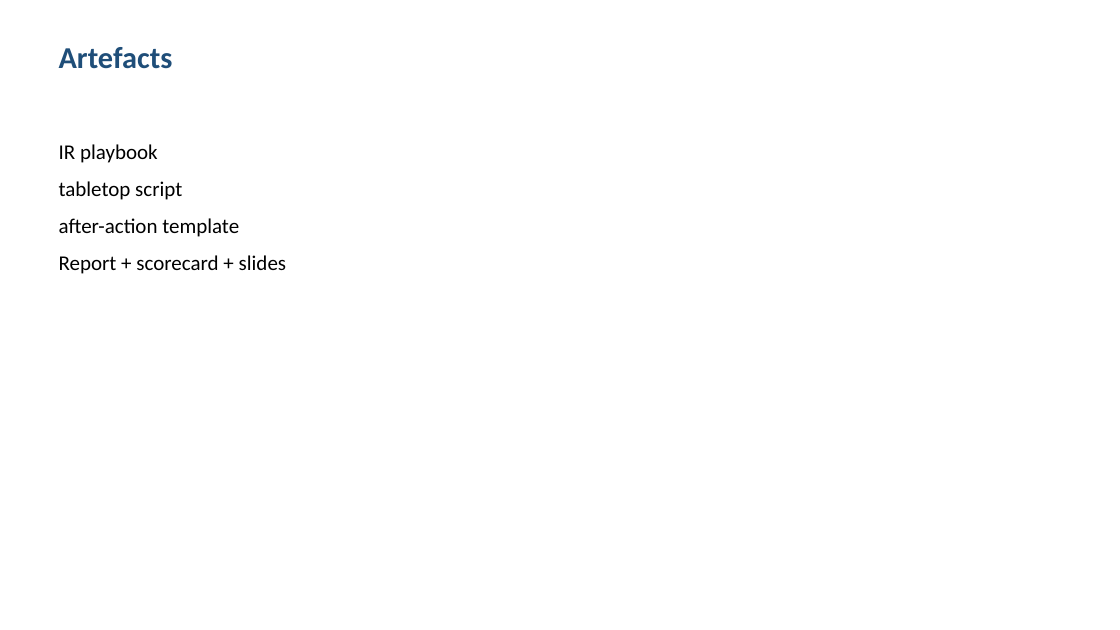
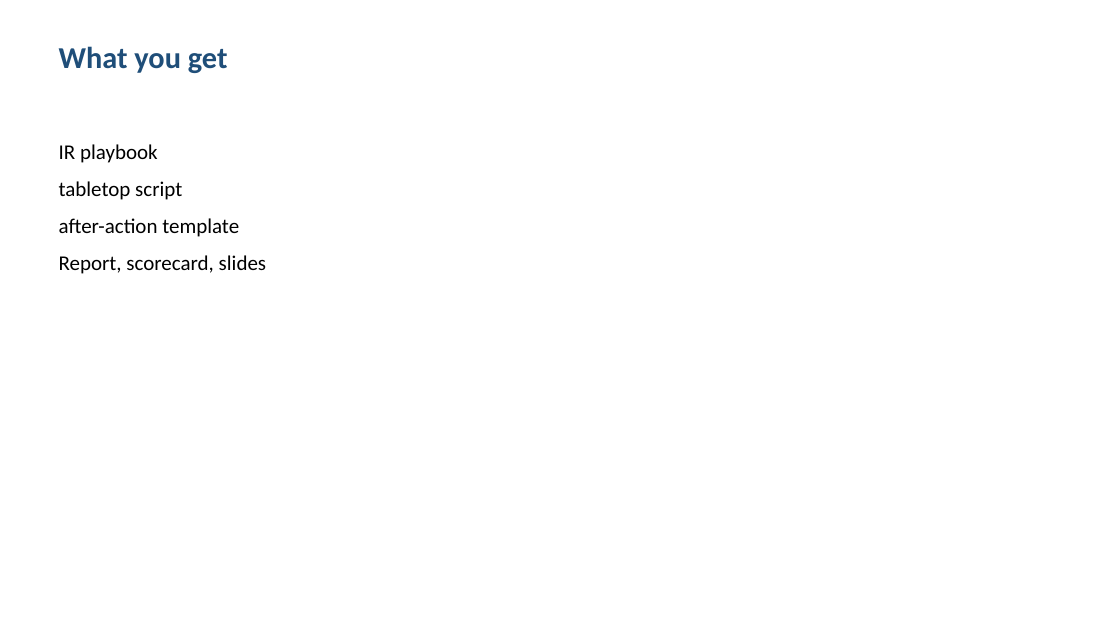
Before and after one commit to shohrabniaz/ransomware-recovery-playbook, a slide deck: slide 3 of Final_Submission/02_Presentation.pptx. Drawn at 1120x630 pixels with LibreOffice and Linux fonts; fonts in the diff are those of the drawing. Boxes give left, top, right and bottom in pixels: in the first picture for what was removed or moved away, otherwise in the second. Text is boxed around its words. In the diff, an @@ line names an element or a change of style, - is before the commit and + after.

```diff
--- a/Final_Submission/02_Presentation.pptx
+++ b/Final_Submission/02_Presentation.pptx
@@ text at bbox=[59, 46, 228, 73]: text changed @@
-Artefacts
+What you get
@@ text at bbox=[59, 255, 266, 274]: text changed @@
-Report + scorecard + slides
+Report, scorecard, slides
```
Also in this commit, not shown: 3 other slides changed, 12 other files.
